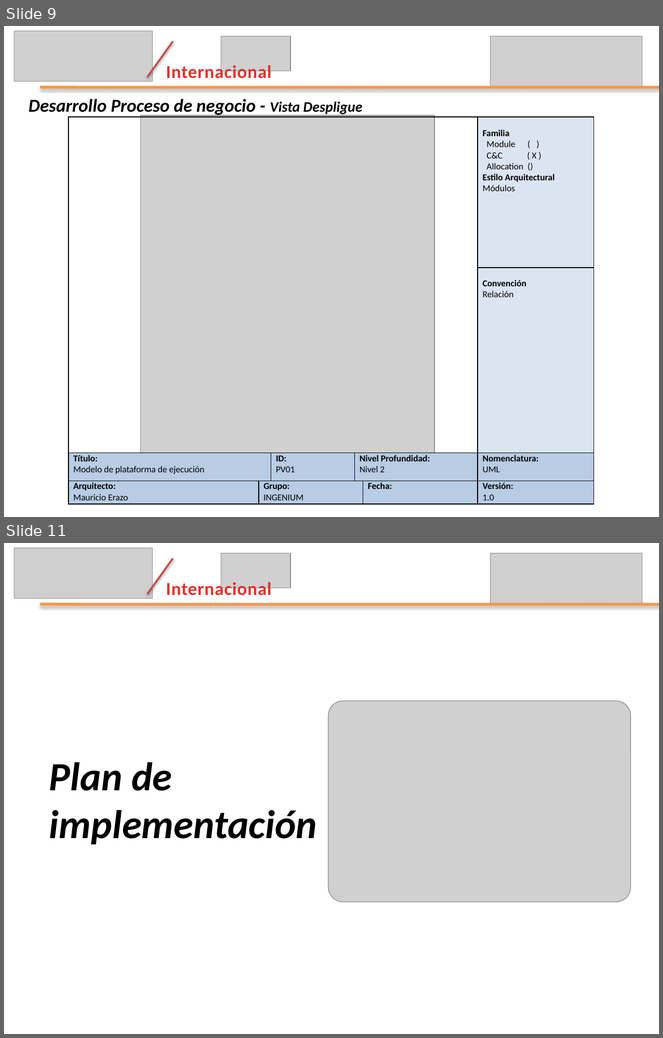
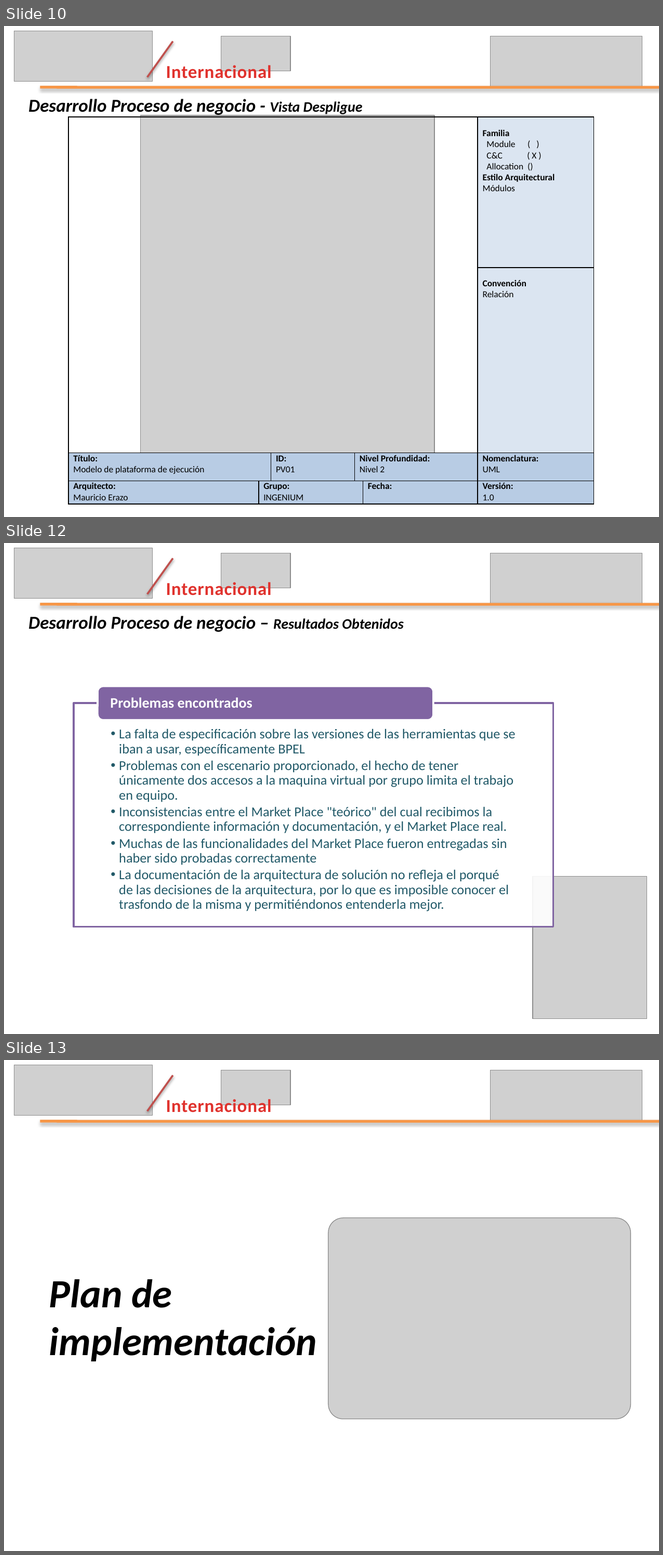
Before and after one commit to leseroth/ingenium-managment, a slide deck: CSOF5200 Proyecto 2/0727PresentacionIngenium.pptx. Shown one above the other, each under a label of ours: slides 9 and 11 before the commit, slides 10, 12 and 13 after it; the slides between them are not shown. The pictures are 663x1038 and 663x1555 pixels, drawn with LibreOffice and Linux fonts; fonts in the diff are those of the drawing; grey boxes stand for pictures. Boxes give left, top, right and bottom in pixels: in the first picture for what was removed or moved away, otherwise in the second. Text is boxed around its words. In the diff, an @@ line names an element or a change of style, - is before the commit and + after.

```diff
--- a/CSOF5200 Proyecto 2/0727PresentacionIngenium.pptx
+++ b/CSOF5200 Proyecto 2/0727PresentacionIngenium.pptx
@@ slide 12 added at (x1=4, y1=543, x2=659, y2=1034), background #FFFFFF @@
@@ picture added at (x1=14, y1=548, x2=153, y2=599) @@
@@ line added from (148, 594) to (173, 558), #C0504D 2 pt @@
@@ picture added at (x1=221, y1=553, x2=291, y2=588) @@
@@ picture added at (x1=490, y1=553, x2=642, y2=604) @@
@@ text added at (x1=166, y1=580, x2=272, y2=596), 20 pt, text gradient #E0322D to #A2201C, bold @@
+Internacional
@@ line added from (40, 604) to (659, 604), #F79646 3 pt @@
@@ text added at (x1=28, y1=616, x2=403, y2=632), 20 pt, text #000000, bold, italic @@
+  Desarrollo Proceso de negocio – Resultados Obtenidos
@@ group added at (x1=74, y1=687, x2=553, y2=928): 2 texts, 1 rectangle, 1 rounded rectangle @@
+  •• La falta de especificación sobre las versiones de las herramientas que se iban a usar, específicamente BPEL
+  •• Problemas con el escenario proporcionado, el hecho de tener únicamente dos accesos a la maquina virtual por grupo limita el trabajo en equipo.
+  •• Inconsistencias entre el Market Place "teórico" del cual recibimos la correspondiente información y documentación, y el Market Place real.
+  •• Muchas de las funcionalidades del Market Place fueron entregadas sin haber sido probadas correctamente
+  •• La documentación de la arquitectura de solución no refleja el porqué de las decisiones de la arquitectura, por lo que es imposible conocer el trasfondo de la misma y permitiéndonos entenderla mejor.
+Problemas encontrados
@@ picture added at (x1=533, y1=876, x2=647, y2=1019) @@
@@ what was slide 9 is now slide 10 @@
@@ what was slide 11 is now slide 13 @@
```
Also in this commit, not shown: 3 slides changed, 1 other slide added.
